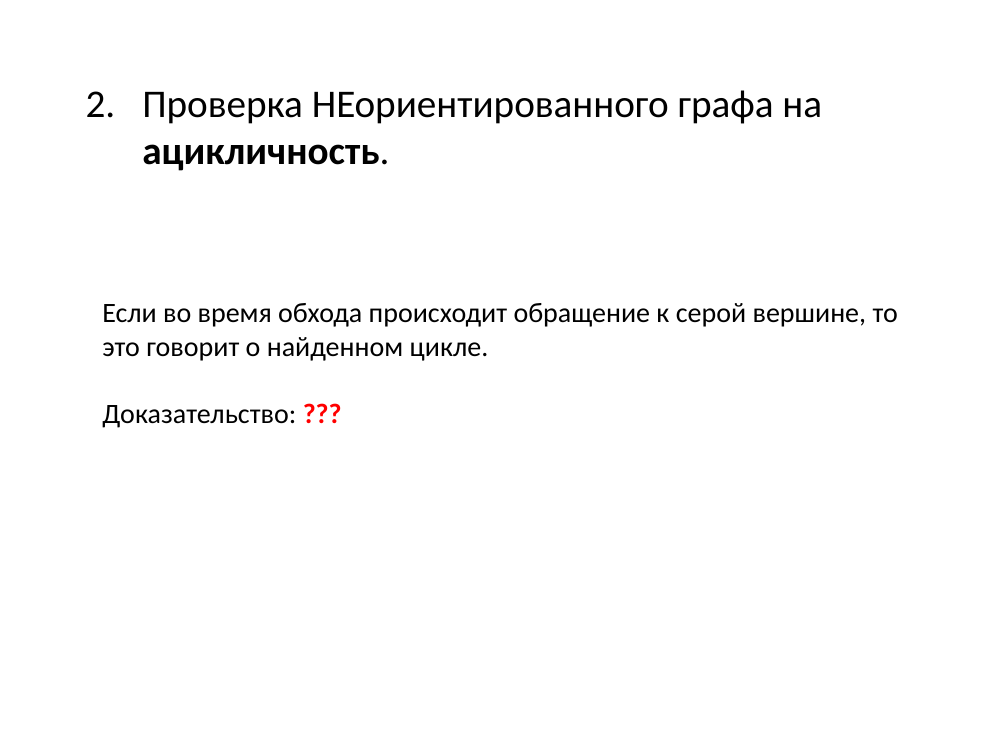
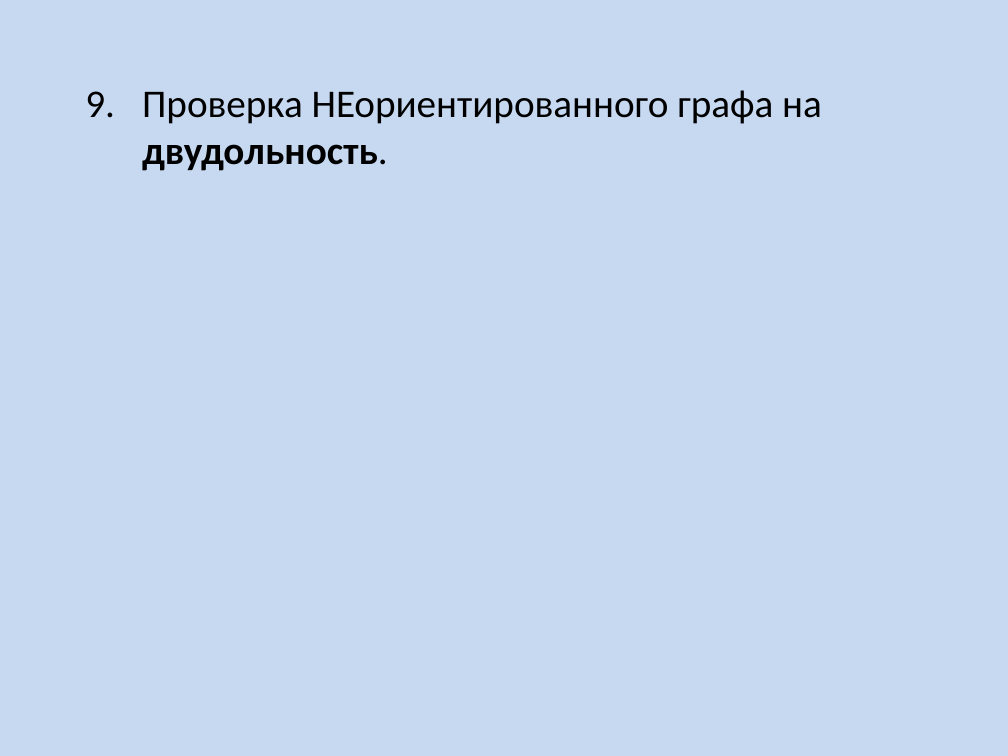
Before and after one commit to SteinbergOB/ANG, a slide deck: slide 65 of Презентации/Лекция 1.pptx (slide 51 before the commit). Drawn at 1008x756 pixels with LibreOffice and Linux fonts; fonts in the diff are those of the drawing. Boxes give left, top, right and bottom in pixels: in the first picture for what was removed or moved away, otherwise in the second. Text is boxed around its words. In the diff, an @@ line names an element or a change of style, - is before the commit and + after.

```diff
--- a/Презентации/Лекция 1.pptx
+++ b/Презентации/Лекция 1.pptx
@@ background #FFFFFF to #C6D9F1 @@
@@ text at (142, 90, 822, 171): text changed @@
-2. Проверка НЕориентированного графа на ацикличность.
+9. Проверка НЕориентированного графа на двудольность.
@@ text removed at (102, 303, 898, 428) @@
-Если во время обхода происходит обращение к серой вершине, то это говорит о найденном цикле.
-Доказательство: ???
```
Also in this commit, not shown: 41 other slides changed, 24 slides added, 12 slides removed, 4 other files.
